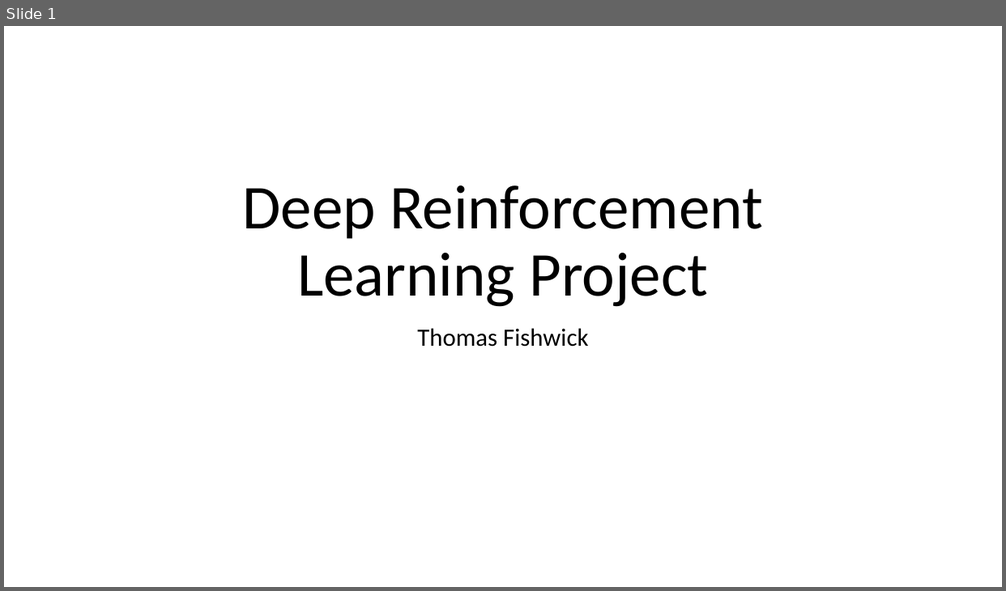
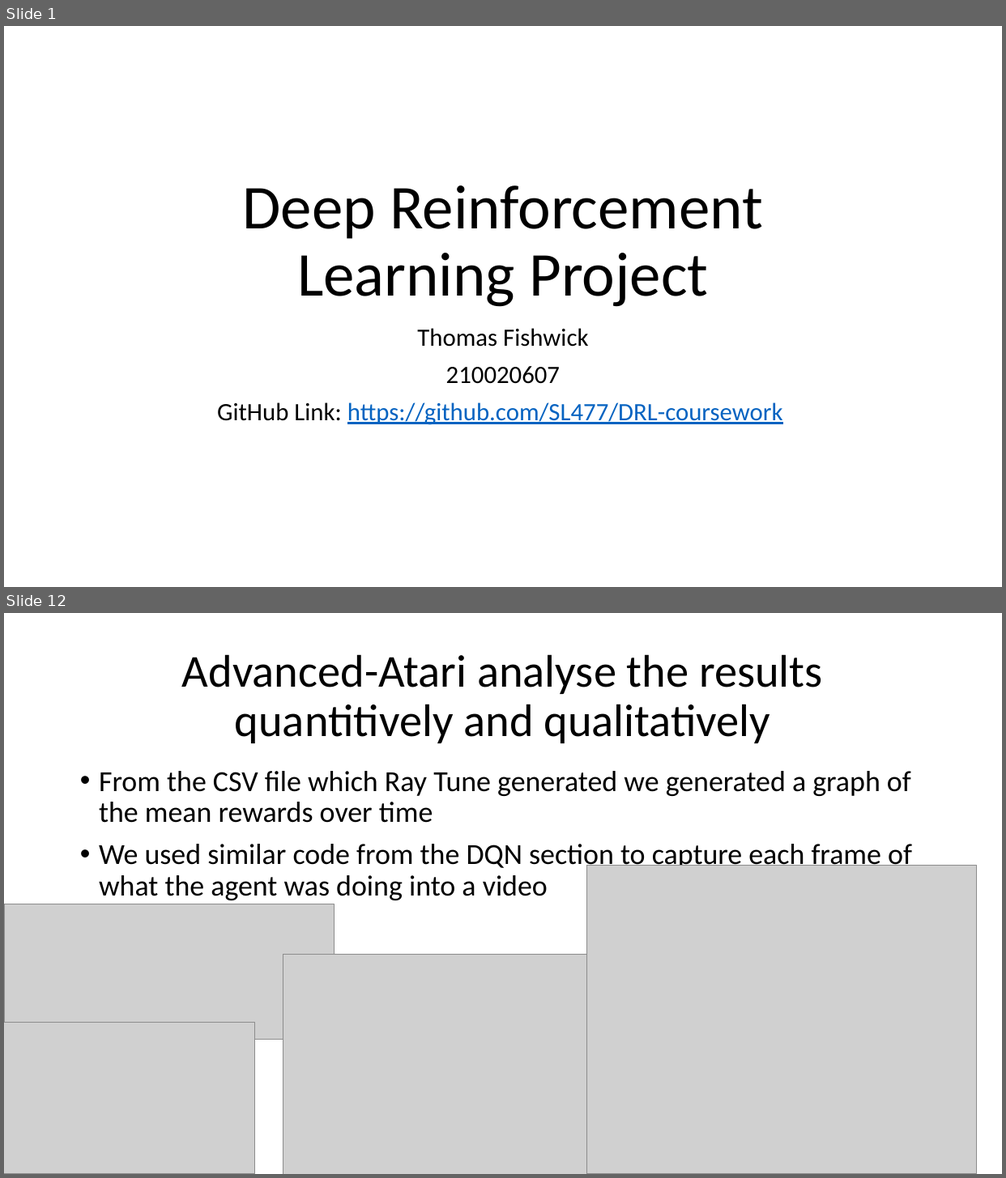
Before and after one commit to SL477/DRL-coursework, a slide deck: presentation.pptx. Shown one above the other, each under a label of ours: slide 1 before the commit, slides 1 and 12 after it; the slides between them are not shown. The pictures are 1006x591 and 1006x1178 pixels, drawn with LibreOffice and Linux fonts; fonts in the diff are those of the drawing; grey boxes stand for pictures. Boxes give left, top, right and bottom in pixels: in the first picture for what was removed or moved away, otherwise in the second. Text is boxed around its words. In the diff, an @@ line names an element or a change of style, - is before the commit and + after.

Commit message:
Video slides

```diff
--- a/presentation.pptx
+++ b/presentation.pptx
@@ slide 12 added at [4,613,1002,1174], background #FFFFFF @@
@@ title added at [182,654,823,743], 44 pt, text #000000 @@
+Advanced-Atari analyse the results quantitively and qualitatively
@@ text added at [99,771,912,901], 28 pt, text #000000 @@
+• From the CSV file which Ray Tune generated we generated a graph of the mean rewards over time
+• We used similar code from the DQN section to capture each frame of what the agent was doing into a video
@@ picture added at [587,865,977,1174] @@
@@ picture added at [4,905,334,1040] @@
@@ picture added at [283,955,587,1174] @@
@@ picture added at [4,1023,256,1174] @@
@@ slide 1 changed as well @@
@@ subtitle at [217,366,783,425]: paragraphs added @@
+210020607
+GitHub Link: https://github.com/SL477/DRL-coursework
```
Also in this commit, not shown: 12 other slides added, 1 other file.
